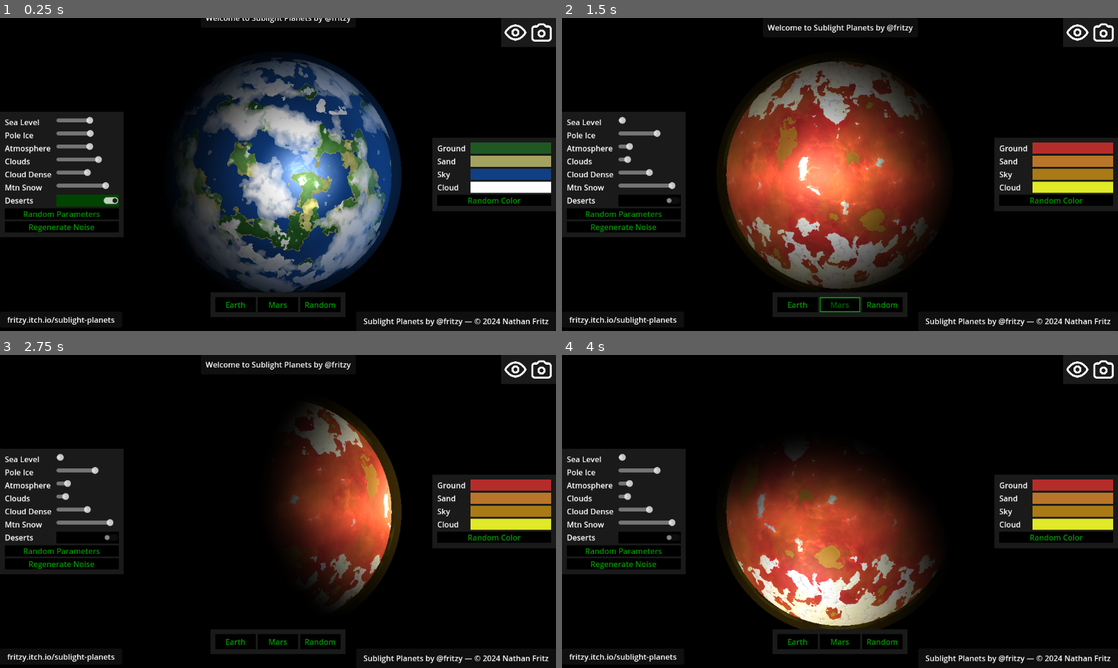
Above: before the commit, frames 1-4 (two rows, left to right).
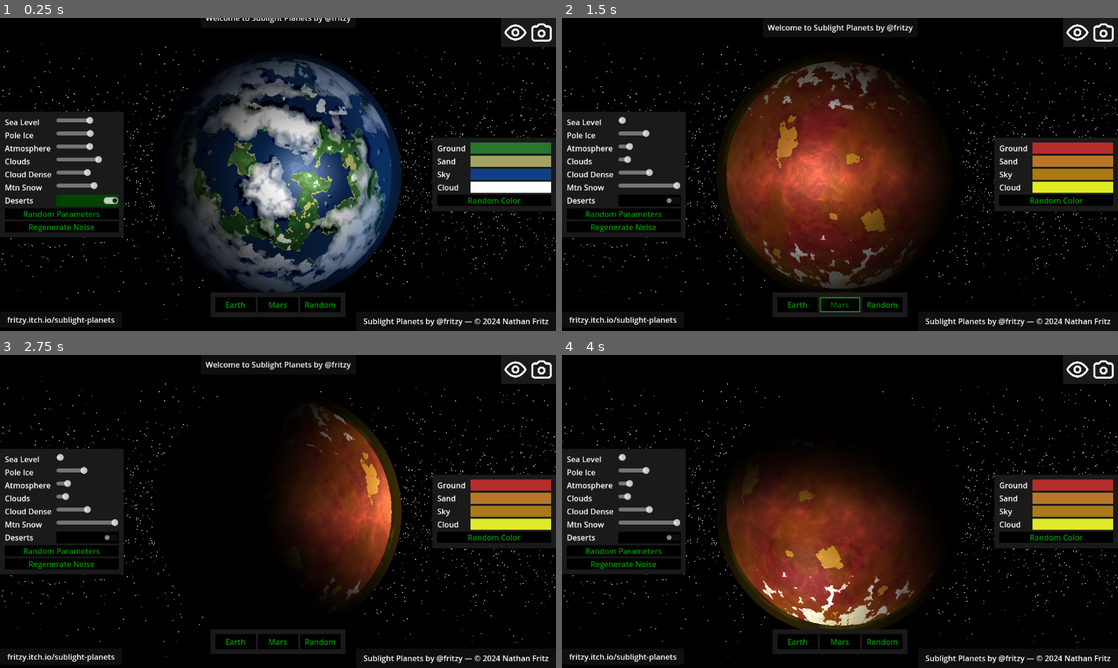
Above: after the commit, the same moments.

Repository: fritzy/sublight-planets
Game: Godot game, scene res://rocky_planet.tscn
Two runs of this game, one before a commit and one after it. Both use one fixed random seed, a clock stepped at 60 frames per second and the inputs below.
Inputs (mouse positions are in pixels of both pictures, inside the frame that each line leads up to):
- Up to frame 1 (0.25 s): no input
- Up to frame 2 (1.5 s): click "Earth" at 0.5 s; click "Mars" at 1.25 s
- Up to frame 3 (2.75 s): tap Enter (ui_accept) at 2, 2.27 s; move the mouse to (400, 495) at 2.02 s; hold Right (ui_right) from 2.03 s (still down); hold X (zoom_in) from 2.03 s (still down); click (400, 495) at 2.17 s
- Up to frame 4 (4 s): release Right (ui_right) at 2.75 s; release X (zoom_in) at 2.75 s; drag from (728, 527) to (812, 574) at 2.77 s; move the mouse to (895, 442) at 3.52 s; hold Right (ui_right) from 3.53 s (still down); hold X (zoom_in) from 3.53 s (still down)

The runs differ from the first frame. In frame 1, 9.7% of the frame differs, in the area x 0-100%, y 8-97%; in frame 2, 18%; in frame 3, 7.1%; in frame 4, 12%.

Commit message:
shadows, normals tweaking

Diff:
--- a/rocky_planet.tscn
+++ b/rocky_planet.tscn
@@ -8,86 +8,116 @@
 [ext_resource type="Texture2D" uid="uid://dvfo16l0gpowv" path="res://icon_flash.svg" id="6_0g8as"]
 [ext_resource type="Script" path="res://scripts/map/stars.gd" id="7_wthn5"]
 
-[sub_resource type="Gradient" id="Gradient_h37yc"]
+[sub_resource type="Gradient" id="Gradient_1ydee"]
 offsets = PackedFloat32Array(0.543, 1)
 
-[sub_resource type="FastNoiseLite" id="FastNoiseLite_mbvbm"]
+[sub_resource type="FastNoiseLite" id="FastNoiseLite_671l7"]
 noise_type = 2
-seed = 781863108
-frequency = 0.0193
-
-[sub_resource type="NoiseTexture2D" id="NoiseTexture2D_k88wk"]
-seamless = true
-color_ramp = SubResource("Gradient_h37yc")
-noise = SubResource("FastNoiseLite_mbvbm")
-
-[sub_resource type="Gradient" id="Gradient_jeb3u"]
-offsets = PackedFloat32Array(0.743719, 0.924623)
-
-[sub_resource type="FastNoiseLite" id="FastNoiseLite_r4ea2"]
+seed = 1416787817
+frequency = 0.01915
+
+[sub_resource type="NoiseTexture2D" id="NoiseTexture2D_pd12t"]
+seamless = true
+color_ramp = SubResource("Gradient_1ydee")
+noise = SubResource("FastNoiseLite_671l7")
+
+[sub_resource type="Gradient" id="Gradient_edyt0"]
+offsets = PackedFloat32Array(0.45, 0.719)
+
+[sub_resource type="FastNoiseLite" id="FastNoiseLite_yw82x"]
 noise_type = 0
-seed = 781863108
-frequency = 0.0039126
-
-[sub_resource type="NoiseTexture2D" id="NoiseTexture2D_kv4tp"]
-seamless = true
-color_ramp = SubResource("Gradient_jeb3u")
-noise = SubResource("FastNoiseLite_r4ea2")
-
-[sub_resource type="FastNoiseLite" id="FastNoiseLite_7ccf3"]
-seed = 781863108
+seed = 1416787817
+frequency = 0.00388219
+
+[sub_resource type="NoiseTexture2D" id="NoiseTexture2D_c15pl"]
+seamless = true
+color_ramp = SubResource("Gradient_edyt0")
+noise = SubResource("FastNoiseLite_yw82x")
+
+[sub_resource type="FastNoiseLite" id="FastNoiseLite_wiy5n"]
+seed = 1416787817
 frequency = 0.0087
 
-[sub_resource type="NoiseTexture2D" id="NoiseTexture2D_diil1"]
-seamless = true
-noise = SubResource("FastNoiseLite_7ccf3")
-
-[sub_resource type="Gradient" id="Gradient_8a6d7"]
+[sub_resource type="NoiseTexture2D" id="NoiseTexture2D_vlugd"]
+seamless = true
+noise = SubResource("FastNoiseLite_wiy5n")
+
+[sub_resource type="Gradient" id="Gradient_bjem3"]
 offsets = PackedFloat32Array(0.503, 0.784, 1)
 colors = PackedColorArray(0, 0, 0, 1, 0.34, 0.34, 0.34, 1, 1, 1, 1, 1)
 
-[sub_resource type="FastNoiseLite" id="FastNoiseLite_kqexk"]
+[sub_resource type="FastNoiseLite" id="FastNoiseLite_8qea8"]
 noise_type = 2
-seed = 781863108
+seed = 1416787817
 frequency = 0.0524
 
-[sub_resource type="NoiseTexture2D" id="NoiseTexture2D_cw5j5"]
-seamless = true
-color_ramp = SubResource("Gradient_8a6d7")
-noise = SubResource("FastNoiseLite_kqexk")
-
-[sub_resource type="Gradient" id="Gradient_bwctf"]
+[sub_resource type="NoiseTexture2D" id="NoiseTexture2D_cpiva"]
+seamless = true
+color_ramp = SubResource("Gradient_bjem3")
+noise = SubResource("FastNoiseLite_8qea8")
+
+[sub_resource type="FastNoiseLite" id="FastNoiseLite_ui64m"]
+noise_type = 2
+frequency = 0.0238
+
+[sub_resource type="NoiseTexture2D" id="NoiseTexture2D_t0d83"]
+seamless = true
+as_normal_map = true
+noise = SubResource("FastNoiseLite_ui64m")
+
+[sub_resource type="Gradient" id="Gradient_1vui8"]
+offsets = PackedFloat32Array(0.447236, 1)
+
+[sub_resource type="FastNoiseLite" id="FastNoiseLite_lmshw"]
+noise_type = 2
+frequency = 0.0238
+
+[sub_resource type="NoiseTexture2D" id="NoiseTexture2D_7pixc"]
+seamless = true
+color_ramp = SubResource("Gradient_1vui8")
+noise = SubResource("FastNoiseLite_lmshw")
+
+[sub_resource type="Gradient" id="Gradient_1vpcy"]
 offsets = PackedFloat32Array(0.157, 0.357, 0.622, 0.891)
 colors = PackedColorArray(0, 0, 0, 1, 0.34, 0.34, 0.34, 1, 0.69, 0.69, 0.69, 1, 1, 1, 1, 1)
 
-[sub_resource type="FastNoiseLite" id="FastNoiseLite_dy5uo"]
-seed = 781863108
-frequency = 0.0054
-
-[sub_resource type="NoiseTexture2D" id="NoiseTexture2D_nd4l8"]
-seamless = true
-color_ramp = SubResource("Gradient_bwctf")
-noise = SubResource("FastNoiseLite_dy5uo")
+[sub_resource type="FastNoiseLite" id="FastNoiseLite_jn1po"]
+seed = 1416787817
+frequency = 0.0087
+
+[sub_resource type="NoiseTexture2D" id="NoiseTexture2D_wmvfo"]
+seamless = true
+as_normal_map = true
+color_ramp = SubResource("Gradient_1vpcy")
+noise = SubResource("FastNoiseLite_jn1po")
+
+[sub_resource type="NoiseTexture2D" id="NoiseTexture2D_kghyw"]
+seamless = true
+color_ramp = SubResource("Gradient_1vpcy")
+noise = SubResource("FastNoiseLite_jn1po")
 
 [sub_resource type="ShaderMaterial" id="ShaderMaterial_0fwbt"]
 shader = ExtResource("1_qey08")
 shader_parameter/shine_offset = Vector2(0.6, 0.5)
-shader_parameter/ocean_depth = 0.504
-shader_parameter/speed = 0.021
-shader_parameter/ice_coverage = 0.368
-shader_parameter/cloud_opacity = 0.736
+shader_parameter/ocean_depth = 0.535
+shader_parameter/speed = 0.1
+shader_parameter/ice_coverage = 0.285
+shader_parameter/cloud_opacity = 0.685
 shader_parameter/desert_patches = 1.0
-shader_parameter/atmosphere_opacity = 1.0
-shader_parameter/mtn_snow_height = 1.048
+shader_parameter/atmosphere_opacity = 0.54
+shader_parameter/mtn_snow_height = 1.216
 shader_parameter/desert_color = Color(0.6445, 0.6358, 0.3751, 1)
-shader_parameter/ground_color = Color(0.148523, 0.384291, 0.160943, 1)
+shader_parameter/ground_color = Color(0.176645, 0.459063, 0.192395, 1)
 shader_parameter/ocean_color = Color(0.0649, 0.2464, 0.5195, 1)
 shader_parameter/cloud_color = Color(1, 1, 1, 1)
-shader_parameter/surface_texture = SubResource("NoiseTexture2D_nd4l8")
-shader_parameter/desert_texture = SubResource("NoiseTexture2D_diil1")
-shader_parameter/cloud_texture = SubResource("NoiseTexture2D_k88wk")
-shader_parameter/cloud_texture2 = SubResource("NoiseTexture2D_kv4tp")
-shader_parameter/ice_texture = SubResource("NoiseTexture2D_cw5j5")
+shader_parameter/surface_texture = SubResource("NoiseTexture2D_kghyw")
+shader_parameter/surface_normal = SubResource("NoiseTexture2D_wmvfo")
+shader_parameter/mountain_texture = SubResource("NoiseTexture2D_7pixc")
+shader_parameter/mountain_normal = SubResource("NoiseTexture2D_t0d83")
+shader_parameter/desert_texture = SubResource("NoiseTexture2D_vlugd")
+shader_parameter/cloud_texture = SubResource("NoiseTexture2D_pd12t")
+shader_parameter/cloud_texture2 = SubResource("NoiseTexture2D_c15pl")
+shader_parameter/ice_texture = SubResource("NoiseTexture2D_cpiva")
 
 [sub_resource type="Theme" id="Theme_23yx4"]
 
@@ -107,7 +137,6 @@
 script = ExtResource("1_08tb2")
 
 [node name="StarField" type="Node2D" parent="."]
-visible = false
 script = ExtResource("7_wthn5")
 
 [node name="Planet" type="Button" parent="."]
@@ -183,7 +212,7 @@
 size_flags_horizontal = 3
 max_value = 1.0
 step = 0.01
-value = 0.66
+value = 0.54
 
 [node name="IceLabel" type="Label" parent="UILayer/ParamPanel/MarginContainer/VBoxContainer/GridContainer"]
 layout_mode = 2
@@ -242,9 +271,9 @@
 [node name="MtnSnowSlider" type="HSlider" parent="UILayer/ParamPanel/MarginContainer/VBoxContainer/GridContainer"]
 unique_name_in_owner = true
 layout_mode = 2
-max_value = 1.2
+max_value = 2.0
 step = -0.02
-value = 0.913274
+value = 1.0
 
 [node name="DesertLabel" type="Label" parent="UILayer/ParamPanel/MarginContainer/VBoxContainer/GridContainer"]
 layout_mode = 2
@@ -304,7 +333,7 @@
 unique_name_in_owner = true
 layout_mode = 2
 size_flags_horizontal = 3
-color = Color(0.2247, 0.5586, 0.243, 1)
+color = Color(0.1262, 0.3438, 0.1381, 1)
 
 [node name="DesertCLabel" type="Label" parent="UILayer/ColorPanel/MarginContainer/VBoxContainer/GridContainer"]
 layout_mode = 2
--- a/scripts/map/rockyplanet.gdshader
+++ b/scripts/map/rockyplanet.gdshader
@@ -1,5 +1,9 @@
 shader_type canvas_item;
 uniform sampler2D surface_texture: repeat_enable;
+uniform sampler2D surface_normal: repeat_enable;
+uniform sampler2D mountain_texture: repeat_enable;
+uniform sampler2D mountain_normal: repeat_enable;
+
 uniform sampler2D desert_texture: repeat_enable;
 uniform sampler2D cloud_texture: repeat_enable;
 uniform sampler2D cloud_texture2: repeat_enable;
@@ -11,7 +15,7 @@
 uniform float cloud_opacity: hint_range(0.0, 1.0) = 1.0;
 uniform float desert_patches: hint_range(0.0, 1.0, 1.0) = 1.0;
 uniform float atmosphere_opacity: hint_range(0.0, 1.0) = 0.7;
-uniform float mtn_snow_height: hint_range(0.0, 1.2) = 0.886;
+uniform float mtn_snow_height: hint_range(0.0, 2.0) = 1.0;
 uniform vec4 desert_color: source_color;
 uniform vec4 ground_color: source_color = vec4(0.0, 1.0, 0.0, 1.0);
 uniform vec4 ocean_color: source_color = vec4(0.0, 0.0, 1.0, 1.0);
@@ -48,37 +52,67 @@
 	return diff * vec3(1.0, 1.0, 1.0);
 }
 
+float normal_diffuse2(vec3 normal, vec3 normal2, vec2 light_pos, vec2 uv) {
+	normal = normal * 2.0 - 1.0;
+	normal2 = normal2 * 2.0 - 1.0;
+	vec3 combined = normalize(normal + normal2);
+	vec2 light_dir = normalize(light_pos - uv);
+	float diffuse = max(dot(combined, vec3(light_dir, 0.0)), 0.0);
+	return diffuse;
+}
+
 vec3 diffuse_light(sampler2D texture, vec2 texture_uv, vec2 uv, float scale, vec2 light_pos) {
 	vec3 normal = poor_mans_normal(texture, texture_uv, scale);
 	return normal_diffuse(normal, light_pos, uv);
 }
 
+vec2 calculate_sphere_uv(vec2 uv) {
+	vec2 sphere_uv = vec2(repro_rad * (uv.x - 0.5), repro_rad * (uv.y - 0.5));
+	sphere_uv.x = asin(sphere_uv.x / sqrt(1.0 - sphere_uv.y * sphere_uv.y)) * repro_rad / PI;
+	sphere_uv.y = asin(sphere_uv.y) * repro_rad / PI;
+	return sphere_uv;
+}
+
+float calculate_cloud_density(vec2 uv, float cloud_alpha, vec2 offset1, vec2 offset2, vec2 light_pos) {
+	//vec2 sphere_uv = calculate_sphere_uv(uv);
+	vec2 sphere_uv = uv;
+	float clouds = texture(cloud_texture, sphere_uv + offset1).r;
+	float clouds2 = texture(cloud_texture2, sphere_uv + offset2).r;
+	float cloud_overlap = (clouds2 - clouds + 0.5);
+	if (cloud_overlap < 0.54) {
+		cloud_alpha = 0.0;
+	}
+	return cloud_overlap * cloud_alpha * cloud_opacity;
+}
+
 // for each pixel, this is run with the pixel's UV coord
 void fragment() {
 	// -- sample the texture for a sphere
-	vec2 sphere_uv = vec2(repro_rad * (UV.x - 0.5), repro_rad * (UV.y - 0.5));
-	sphere_uv.x = asin(sphere_uv.x / sqrt(1.0 - sphere_uv.y * sphere_uv.y)) * repro_rad / PI;
-	sphere_uv.y = asin(sphere_uv.y) * repro_rad / PI;
+	vec2 sphere_uv = calculate_sphere_uv(UV);
 	// distance from center
 	float dist = distance(UV, vec2(0.5, 0.5));
 	float disty = abs(sphere_uv.y);
+	float disty2 = abs(sphere_uv.y - 0.5);
 	vec2 off_pos = sphere_uv + vec2(speed, 0.0) * TIME;
 	// distance from shiny spot
 	vec2 light_pos = clamp_distance(vec2(0.5, 0.5), shine_offset);
 	float light_dist = distance(UV, light_pos);
 	// sample surface texture for land height
 	float height = texture(surface_texture, off_pos).r;
+	vec3 surface_norm = texture(surface_normal, off_pos).rgb;
 	// sample cellular for mountains
-	float mountain = texture(cloud_texture, off_pos).r;
+	//float mountain = texture(cloud_texture, off_pos).r;
+	float mountain = texture(mountain_texture, off_pos).r;
+	vec3 mountain_norm = texture(mountain_normal, off_pos).rgb;
 	// ice
 	float ice_cracks = texture(ice_texture, off_pos).r;
 	// sample desert texture for desert splotches
 	float deserts = texture(desert_texture, off_pos).r;
 	// sample cloud texture
-	float clouds = texture(cloud_texture, sphere_uv + vec2(speed * 1.5, 0.0) * TIME).r;
-	float clouds2 = texture(cloud_texture2, sphere_uv + vec2(speed * 1.1, 0.0) * TIME).r;
-
-
+	vec2 cloud_offset1 = vec2(speed * 1.5, 0.0) * TIME;
+	vec2 cloud_offset2 = vec2(speed * 1.1, 0.0) * TIME;
+	float clouds = texture(cloud_texture, sphere_uv + cloud_offset1).r;
+	float clouds2 = texture(cloud_texture2, sphere_uv + cloud_offset2).r;
 
 	// start with white
 	vec3 color = vec3(1.0, 1.0, 1.0);
@@ -106,7 +140,7 @@
 	// add some mountain ranges
 	height += (mountain) * ground;
 
-	float desert = mix(1.0, 0.0, step(deserts + (0.4 - disty), 0.9));
+	float desert = mix(1.0, 0.0, step(deserts + (0.4 - disty), 1.00));
 	// determine if this is snow based on height sample plus distance to poles
 	float snowt = mix(1.0, 0.0,
 		step(pow(disty, 1)
@@ -117,19 +151,20 @@
 	// mix the ground color with the desert color
 	// normalize land based on remaining height from sea level
 	vec3 ground_mod = (ground_color.rgb * 1.0) + (smoothstep(0.2, 0.55, abs(disty - 0.5)) * desert_color.rgb * 0.5);
-	float land_height = (height - ocean_depth) / (1.0 - ocean_depth - 0.0001);
+	float land_height = (height - ocean_depth) / (1.0 - (ocean_depth - 0.0001));
 	//land_height -= desert * sand_height * mod(ocean + 1.0, 2.0) * mod(snowt + 1.0, 2.0) * desert_patches;
 	float sand_height = smoothstep(0.15, 0.0, land_height);// + smoothstep(0.3, 0.55, abs(disty - 0.5));
 	//land_height = desert * sand_height * mod(ocean + 1.0, 2.0) * mod(snowt + 1.0, 2.0) * desert_patches;
+	float snow_elev = mtn_snow_height * smoothstep(2.0, 0.5, disty);
 	float rescaled_height = mix(0.35, 1.0, land_height);
 	vec3 ground_sand_mix = mix(
 			mix(
 				ground_mod.rgb * 0.7 + (ground_mod.rgb * rescaled_height * .5),
-				(desert_color.rgb * 0.7 + (desert_color.rgb * rescaled_height * .7)),
+				(desert_color.rgb * 1.5 + (desert_color.rgb * rescaled_height * .7)),
 				step(rescaled_height, sand_height)
 			),
-			vec3(0.4) + 0.4 * height,
-			step(mtn_snow_height, height)
+			vec3(1.0) + 0.4 * height,
+			step(snow_elev, height)
 		);
 
 
@@ -139,14 +174,15 @@
 	color = mix(color, ocean_color.rgb + (shine * ocean_diffuse) + shine * 0.6, ocean);
 
 	// combine ground and mountain normals to generate highlights
-	vec3 ground_normal = poor_mans_normal(cloud_texture, off_pos, 0.4);
-	ground_normal += poor_mans_normal(surface_texture, off_pos, 0.4) * 1.5;
-	vec3 ground_diffuse = normal_diffuse(ground_normal, light_pos, UV);
+	//vec3 ground_normal = poor_mans_normal(cloud_texture, off_pos, 0.4);
+	//ground_normal += poor_mans_normal(surface_texture, off_pos, 0.4) * 1.5;
+	//vec3 ground_normal =
+	float ground_diffuse = normal_diffuse2(surface_norm, mountain_norm, light_pos, UV);
 
 	// if this is ground draw our mixed ground color (not ocean)
 	color = mix(color, ground_sand_mix + shine * 0.2, 1.0 - ocean);
-
-	color += color * ground_diffuse * ground * (shine * 0.5 + planet_shadow);
+	// apply light and shadow
+	color = mix(color, color * ground_diffuse * ground * (shine * 0.8 + planet_shadow * 1.4), 0.38);
 	// if this is snow/ice apply it to the color
 
 	vec3 ice_diffuse = diffuse_light(ice_texture, off_pos, UV, -0.4, light_pos);
@@ -157,14 +193,20 @@
 	float is_desert_patch =  desert_patches * desert * mod(ocean + 1.0, 2.0) * mod(snowt + 1.0, 2.0);
 	color = mix(
 		color,
-		desert_color.rgb * 0.7 + (desert_color.rgb * rescaled_height * 0.7),
+		desert_color.rgb * 0.5 + (desert_color.rgb * 0.7),
 		is_desert_patch
 	);
 	vec3 desert_diffuse = diffuse_light(desert_texture, off_pos, UV, 0.3, light_pos);
 	// don't use shine on desert light diffusing, just use the planet shadow
 	color += (planet_shadow) * desert_diffuse * desert_patches * desert * mod(ocean + 1.0, 2.0) * mod(snowt + 1.0, 2.0);
+
+	vec2 lightDir = light_pos - UV;
+	color -= 0.4 * calculate_cloud_density(sphere_uv + lightDir * 0.1, cloud_alpha, cloud_offset1, cloud_offset2, light_pos);
+
 	// cut off the color at the land radius
 	color = color * land_alpha;
+
+
 
 	// apply cloud color based on cloud sample, cut off at cloud radius
 	float cloud_overlap = (clouds2 - clouds + 0.5);
@@ -175,11 +217,11 @@
 	vec3 cloud_diffuse1 = diffuse_light(cloud_texture, sphere_uv + vec2(speed * 1.5, 0.0) * TIME, UV, 0.4, light_pos);
 	vec3 cloud_diffuse2 = diffuse_light(cloud_texture2, off_pos, UV, 0.4, light_pos);
 	vec3 total_cloud_diffuse = (cloud_diffuse1 + cloud_diffuse2);
+
 	color = mix(color,
 		min(cloud_color.rgb + (shine * 0.2) + ((shine + planet_shadow) * total_cloud_diffuse * -0.5), vec3(1.0)) * 1.0,
 		min(cloud_overlap * cloud_alpha * cloud_opacity, 1.0)
 		);
-
 	// reverse shadow for atmosphere, more intense at the edges
 	float atmos_intensity = smoothstep(0.3, 0.5, dist) * 1.2;
 
@@ -190,5 +232,5 @@
 
 	// final color of the pixel
 	COLOR = vec4(color.r, color.g, color.b, atmos_alpha);
-	//COLOR.rgb = vec3(atmos_intensity);
-}
+	//COLOR.rgb = vec3(ground_diffuse) + 0.5;
+}
--- a/scripts/rocky_planet.gd
+++ b/scripts/rocky_planet.gd
@@ -318,10 +318,10 @@
 		cloud_opacity = 0.7,
 		desert_patches = 1,
 		atmosphere_opacity = 0.54,
-		mtn_snow_height = 1.0,
+		mtn_snow_height = 1.24,
 
 		desert_color = Color(0.6445, 0.6358, 0.3751, 1),
-		ground_color = Color(0.1262, 0.3438, 0.1381, 1),
+		ground_color = Color(0.1616, 0.4648, 0.1782, 1),
 		ocean_color = Color(0.0649, 0.2464, 0.5195, 1),
 		cloud_color = Color(1, 1, 1, 1),
 	}
@@ -335,11 +335,11 @@
 		shine_offset = Vector2(0.41, 0.5),
 		ocean_depth = 0,
 		speed = 0.1,
-		ice_coverage = 0.64,
+		ice_coverage = 0.44,
 		cloud_opacity = 0.1,
 		desert_patches = 0,
 		atmosphere_opacity = 0.14,
-		mtn_snow_height = 1.09380529158938,
+		mtn_snow_height = 2.0,
 		desert_color = Color(0.7256, 0.4637, 0.1574, 1),
 		ground_color = Color(0.7091, 0.1765, 0.1637, 1),
 		ocean_color = Color(0.6602, 0.4768, 0.0877, 1),
@@ -366,10 +366,15 @@
 	var noise = FastNoiseLite.new()
 	noise.noise_type = FastNoiseLite.TYPE_SIMPLEX_SMOOTH
 	noise.frequency = 0.0054
+	#noise.frequency = 0.0054
 	noise.seed = texture_seed
 	texture.noise = noise
 	await texture.changed
 	planet.set_shader_parameter('surface_texture', texture)
+	var normal: NoiseTexture2D = texture.duplicate()
+	normal.as_normal_map = true
+	await normal.changed
+	planet.set_shader_parameter('surface_normal', normal)
 
 func regenerate_desert() -> void:
 	var texture := NoiseTexture2D.new()
Not shown: 1 places in rocky_planet.tscn that only renumber resources
